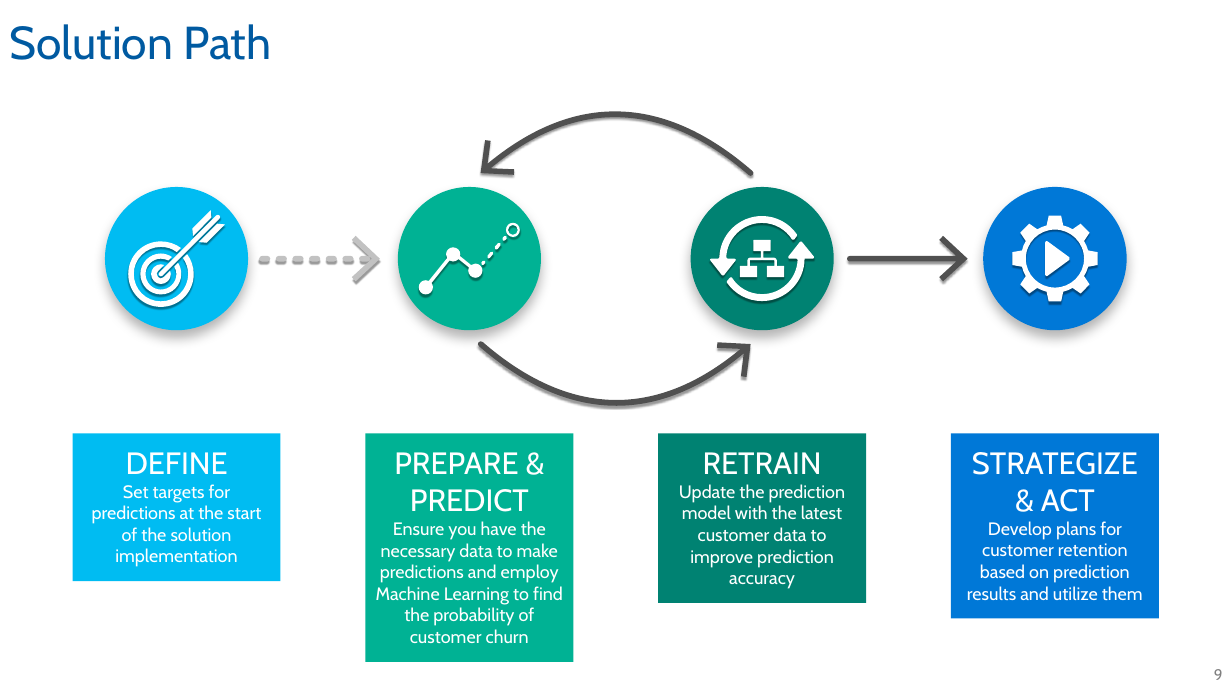
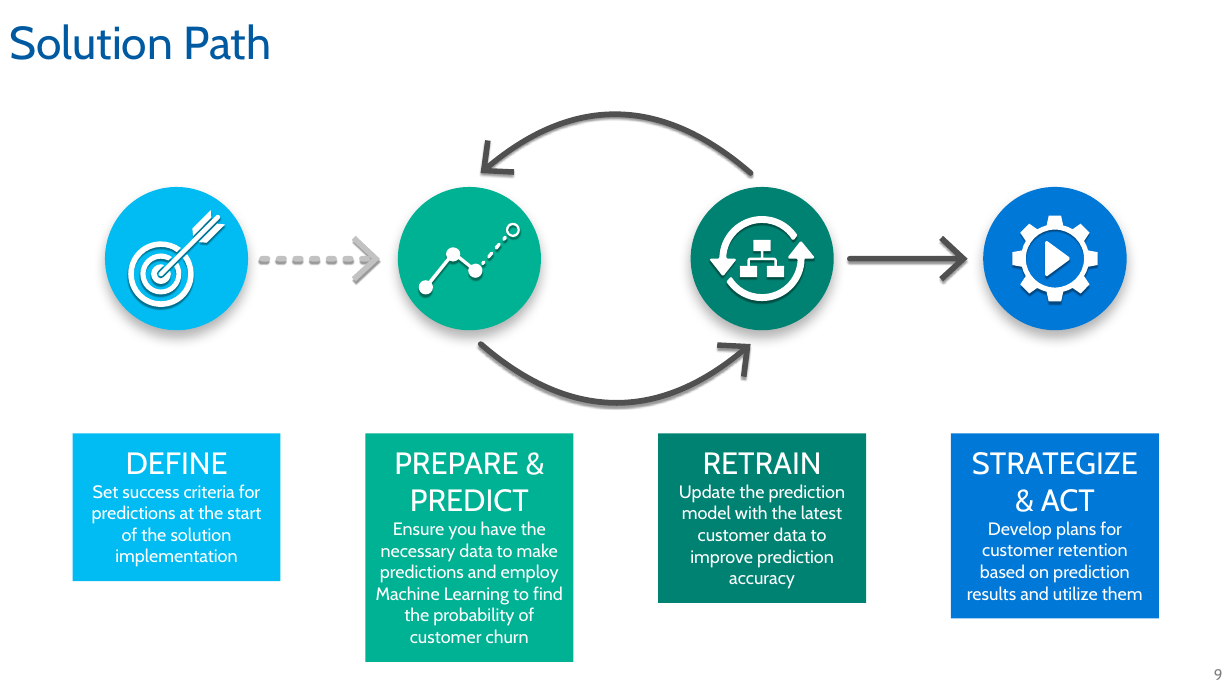
Before and after one commit to Azure/cortana-intelligence-churn-prediction-solution, a slide deck: slide 9 of Solution Overview for Business Audiences/Customer Churn Prediction Walking Deck.pptx. Drawn at 1232x693 pixels with LibreOffice and Linux fonts; fonts in the diff are those of the drawing; background and template pictures are left out. Boxes give left, top, right and bottom in pixels: in the first picture for what was removed or moved away, otherwise in the second. Text is boxed around its words. In the diff, an @@ line names an element or a change of style, - is before the commit and + after.

```diff
--- a/Solution Overview for Business Audiences/Customer Churn Prediction Walking Deck.pptx
+++ b/Solution Overview for Business Audiences/Customer Churn Prediction Walking Deck.pptx
@@ text in rectangle at [92, 484, 261, 567]: text changed @@
-Set targets for predictions at the start of the solution implementation
+Set success criteria for predictions at the start of the solution implementation
```
Also in this commit, not shown: 5 other slides changed.
